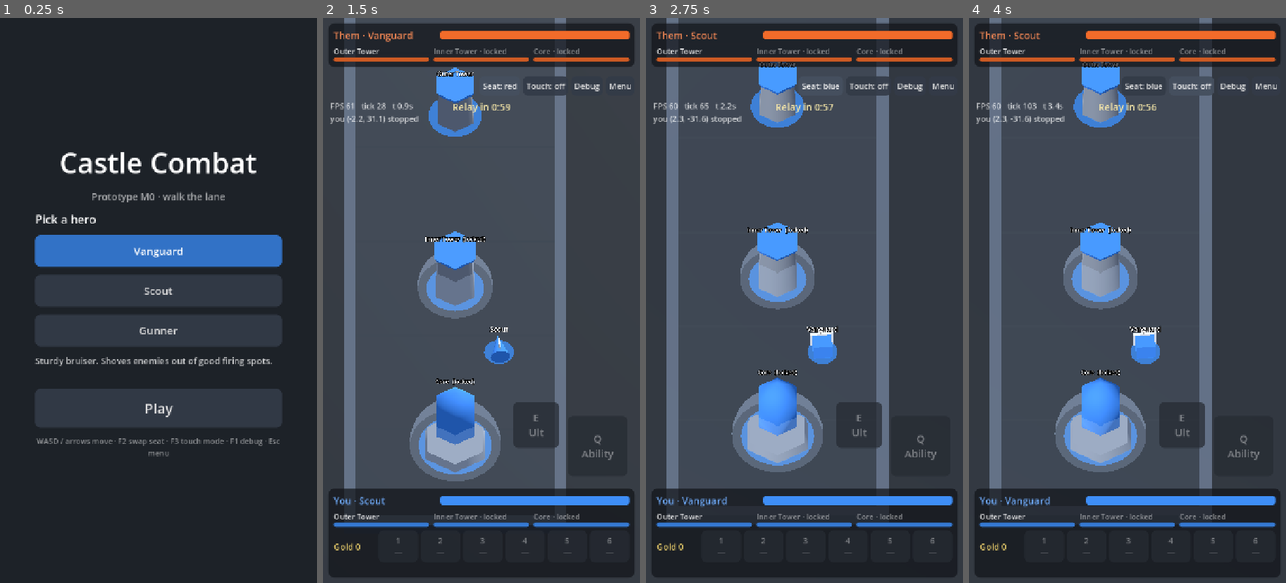
Above: before the commit, frames 1-4 (left to right).
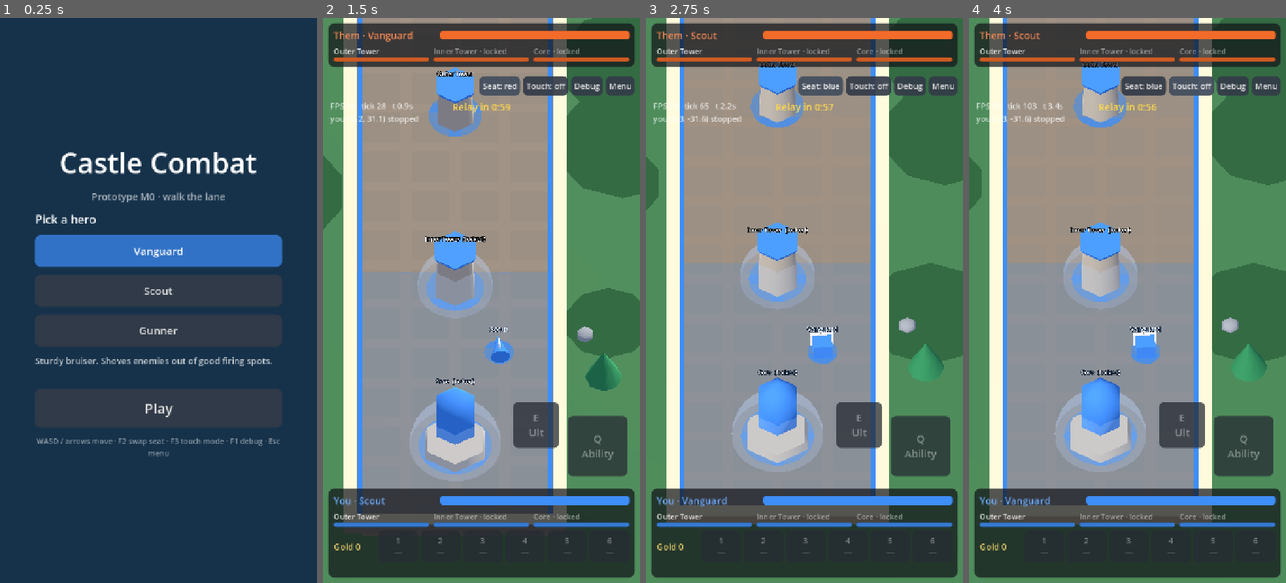
Above: after the commit, the same moments.

Repository: slimefromdq/castle-combat
Game: Godot game, scene res://scenes/main.tscn
The game is run twice, just before and just after one commit, with the same random seed, the same clock (stepped at 60 frames per second) and the same inputs.
Inputs:
- Up to frame 1 (0.25 s): no input
- Up to frame 2 (1.5 s): click "Play" at 0.5 s; click "Seat: blue" at 1.25 s
- Up to frame 3 (2.75 s): click "Seat: red" at 2 s
- Up to frame 4 (4 s): click "Touch: off" at 2.75 s; click "Touch: on" at 3.5 s

The runs differ from the first frame. In frame 1, 79% of the frame differs, in the area x 0-100%, y 0-100%; in frame 2, 74%; in frame 3, 76%; in frame 4, 76%.

Commit message:
Brighter, more colorful map
Green meadow with trees, rocks and flowers outside the walls; sandstone lane and
walls; violet Relay pockets; gold centre line. World colors avoid both team hues.
Each half of the lane carries its owner's color on the edges plus a soft wash near
its base, relative to the viewer, so whose side is whose reads at a glance.

Co-Authored-By: Claude Opus 5.5 (1M context) <noreply@anthropic.com>
Claude-Session: https://claude.ai/code/session_016U3NDMcME21c1fhW6ggp5q

Diff:
--- /dev/null
+++ b/src/view/arena_view.gd
@@ -0,0 +1,104 @@
+class_name ArenaView
+extends Node3D
+## The static map: meadow, sandstone lane, violet Relay pockets, low walls and scenery.
+## Each half of the lane carries its owner's color on the lane edges and a soft wash
+## near its base, so "whose side is this" reads at a glance. Rebuilt when seats swap,
+## because ally/enemy is relative to the viewer.
+
+## Scenery never sits closer than this to the lane, so it can't hide anything.
+const SCENERY_SEED := 7
+
+
+func build(arena: ArenaData, local_seat: int) -> void:
+	for child in get_children():
+		child.queue_free()
+	var half := arena.half_length
+	var lane_w := arena.lane_half_width * 2.0
+	# Meadow all around, with a few darker patches for texture.
+	UnitFactory.part(self, UnitFactory.box(Vector3(70, 0.1, half * 2.0 + 50)), Palette.MEADOW, Vector3(0, -0.12, 0))
+	var rng := RandomNumberGenerator.new()
+	rng.seed = SCENERY_SEED
+	for i in 14:
+		var p := Vector2(rng.randf_range(7.0, 22.0), rng.randf_range(-half - 6.0, half + 6.0))
+		for q in [p, -p]:
+			UnitFactory.part(self, UnitFactory.cylinder(rng.randf_range(1.5, 3.5), rng.randf_range(1.5, 3.5), 0.02, 10), Palette.MEADOW_DARK, MatchView.to_world(q, -0.06), Vector3.ZERO, true)
+	# Lane and pockets.
+	for i in arena.floors.size():
+		var r := arena.floors[i]
+		var color := Palette.LANE if i == 0 else Palette.POCKET
+		UnitFactory.part(self, UnitFactory.box(Vector3(r.size.x, 0.1, r.size.y)), color, MatchView.to_world(r.get_center(), -0.05))
+	_tiles(arena.floors[0], Palette.LANE_TILE, 2.5, 1.9)
+	for pocket in arena.pockets:
+		_tiles(pocket, Palette.POCKET_TILE, 1.5, 0.9)
+	# Team halves: colored lane edges plus a soft wash toward each base.
+	for team in [MatchSim.BLUE, MatchSim.RED]:
+		var c := Palette.team_color(team == local_seat)
+		var end_sign := -1.0 if team == MatchSim.BLUE else 1.0
+		for side in [-1.0, 1.0]:
+			var x: float = side * (arena.lane_half_width - 0.2)
+			UnitFactory.part(self, UnitFactory.box(Vector3(0.22, 0.02, half - 6.0)), c, MatchView.to_world(Vector2(x, end_sign * (half + 6.0) / 2.0), 0.01), Vector3.ZERO, true)
+		UnitFactory.part(self, UnitFactory.box(Vector3(lane_w, 0.02, 16.0)), Color(c, 0.18), MatchView.to_world(Vector2(0, end_sign * (half - 8.0)), 0.008), Vector3.ZERO, true)
+	# Gold centre line between the pockets.
+	UnitFactory.part(self, UnitFactory.box(Vector3(lane_w, 0.02, 0.3)), Palette.CENTER_LINE, MatchView.to_world(Vector2.ZERO, 0.012), Vector3.ZERO, true)
+	# Walls: sandstone with a lighter cap, below hero height so the camera never loses a unit.
+	for w in arena.walls:
+		UnitFactory.part(self, UnitFactory.box(Vector3(w.size.x, 0.7, w.size.y)), Palette.WALL, MatchView.to_world(w.get_center(), 0.35))
+		UnitFactory.part(self, UnitFactory.box(Vector3(w.size.x + 0.08, 0.08, w.size.y + 0.08)), Palette.WALL_CAP, MatchView.to_world(w.get_center(), 0.74))
+	_scenery(arena)
+
+
+## Small tiles on a grid inside a rect.
+func _tiles(r: Rect2, color: Color, step: float, size: float) -> void:
+	var tx := r.position.x + step / 2.0
+	while tx < r.end.x:
+		var ty := r.position.y + step / 2.0
+		while ty < r.end.y:
+			UnitFactory.part(self, UnitFactory.box(Vector3(size, 0.02, size)), color, MatchView.to_world(Vector2(tx, ty), 0.004), Vector3.ZERO, true)
+			ty += step
+		tx += step
+
+
+## Trees, rocks and flowers outside the walls. Placed for one half and mirrored, so both
+## seats see the same scenery.
+func _scenery(arena: ArenaData) -> void:
+	var rng := RandomNumberGenerator.new()
+	rng.seed = SCENERY_SEED
+	var half := arena.half_length
+	var placed := 0
+	var tries := 0
+	while placed < 34 and tries < 400:
+		tries += 1
+		var p := Vector2(rng.randf_range(6.4, 16.0) * (1.0 if rng.randf() < 0.5 else -1.0), rng.randf_range(-half - 4.0, 0.0))
+		if _too_close_to_play(arena, p):
+			continue
+		placed += 1
+		var kind := rng.randi_range(0, 9)
+		var scale := rng.randf_range(0.8, 1.3)
+		for q in [p, -p]:
+			var at := MatchView.to_world(q)
+			if kind < 5:
+				UnitFactory.part(self, UnitFactory.cylinder(0.12, 0.16, 0.5, 8), Palette.TRUNK, at + Vector3(0, 0.25, 0))
+				UnitFactory.part(self, UnitFactory.cylinder(0.0, 0.75 * scale, 1.6 * scale, 8), Palette.TREE if kind % 2 == 0 else Palette.TREE_LIGHT, at + Vector3(0, 0.5 + 0.8 * scale, 0))
+			elif kind < 8:
+				var rock := SphereMesh.new()
+				rock.radius = 0.45 * scale
+				rock.height = 0.6 * scale
+				rock.radial_segments = 6
+				rock.rings = 3
+				UnitFactory.part(self, rock, Palette.ROCK, at + Vector3(0, 0.15, 0))
+			else:
+				for f in 5:
+					var off := Vector3(rng.randf_range(-0.6, 0.6), 0.06, rng.randf_range(-0.6, 0.6))
+					var bloom := SphereMesh.new()
+					bloom.radius = 0.1
+					bloom.height = 0.2
+					bloom.radial_segments = 6
+					bloom.rings = 3
+					UnitFactory.part(self, bloom, Palette.FLOWER_A if f % 2 == 0 else Palette.FLOWER_B, at + off, Vector3.ZERO, true)
+
+
+func _too_close_to_play(arena: ArenaData, p: Vector2) -> bool:
+	for r in arena.floors + arena.walls:
+		if r.grow(0.9).has_point(p):
+			return true
+	return false
--- a/src/view/match_view.gd
+++ b/src/view/match_view.gd
@@ -8,6 +8,7 @@
 var camera_rig: CameraRig
 var _units: Dictionary = {}
 var _unit_root: Node3D
+var _arena_view: ArenaView
 
 
 static func to_world(p: Vector2, height := 0.0) -> Vector3:
@@ -18,7 +19,10 @@
 	sim = match_sim
 	local_seat = seat
 	_build_environment()
-	_build_arena()
+	_arena_view = ArenaView.new()
+	_arena_view.name = "Arena"
+	add_child(_arena_view)
+	_arena_view.build(sim.arena, seat)
 	camera_rig = CameraRig.new()
 	camera_rig.half_length = sim.arena.half_length
 	camera_rig.seat = seat
@@ -34,6 +38,7 @@
 func set_local_seat(seat: int) -> void:
 	local_seat = seat
 	camera_rig.set_seat(seat)
+	_arena_view.build(sim.arena, seat)
 	_rebuild_units()
 	render(1.0, 0.0, true)
 
@@ -80,43 +85,14 @@
 	env.background_mode = Environment.BG_COLOR
 	env.background_color = Palette.BACKGROUND
 	env.ambient_light_source = Environment.AMBIENT_SOURCE_COLOR
-	env.ambient_light_color = Color(0.75, 0.8, 0.9)
-	env.ambient_light_energy = 0.55
+	env.ambient_light_color = Color(0.85, 0.88, 1.0)
+	env.ambient_light_energy = 0.6
 	var we := WorldEnvironment.new()
 	we.environment = env
 	add_child(we)
 	var sun := DirectionalLight3D.new()
 	sun.rotation_degrees = Vector3(-55, -35, 0)
-	sun.light_energy = 1.0
+	sun.light_energy = 1.05
+	sun.light_color = Color(1.0, 0.96, 0.88)
 	sun.shadow_enabled = false
 	add_child(sun)
-
-
-func _build_arena() -> void:
-	var arena := sim.arena
-	var root := Node3D.new()
-	root.name = "Arena"
-	add_child(root)
-	UnitFactory.part(root, UnitFactory.box(Vector3(60, 0.1, arena.half_length * 2.0 + 40)), Palette.GROUND, Vector3(0, -0.12, 0))
-	for i in arena.floors.size():
-		var r := arena.floors[i]
-		var color := Palette.LANE if i == 0 else Palette.POCKET
-		UnitFactory.part(root, UnitFactory.box(Vector3(r.size.x, 0.1, r.size.y)), color, to_world(r.get_center(), -0.05))
-	# Cross-lane marks every 6 m make movement easy to read; the centre line is wider.
-	var y := -arena.half_length + 6.0
-	while y < arena.half_length - 1.0:
-		var depth := 0.35 if is_zero_approx(y) else 0.12
-		UnitFactory.part(root, UnitFactory.box(Vector3(arena.lane_half_width * 2.0, 0.02, depth)), Palette.LANE_MARK, to_world(Vector2(0, y), 0.005), Vector3.ZERO, true)
-		y += 6.0
-	# Tiled pocket floors so the Relay pockets read as special places.
-	for pocket in arena.pockets:
-		var tx := pocket.position.x + 0.75
-		while tx < pocket.end.x - 0.4:
-			var ty := pocket.position.y + 0.75
-			while ty < pocket.end.y - 0.4:
-				UnitFactory.part(root, UnitFactory.box(Vector3(0.9, 0.02, 0.9)), Palette.POCKET_TILE, to_world(Vector2(tx, ty), 0.005), Vector3.ZERO, true)
-				ty += 1.5
-			tx += 1.5
-	# Walls stay below hero height so the tilted camera never hides a unit.
-	for w in arena.walls:
-		UnitFactory.part(root, UnitFactory.box(Vector3(w.size.x, 0.7, w.size.y)), Palette.WALL, to_world(w.get_center(), 0.35))
--- a/src/view/palette.gd
+++ b/src/view/palette.gd
@@ -1,20 +1,31 @@
 class_name Palette
 ## Colors for the 3D view and HUD. You are always blue, the opponent always orange
 ## (blue/orange stays distinct for common color blindness). Shape carries team too.
+## The world avoids both team hues: green meadow, sandstone lane, violet pockets, gold Relay.
 
 const ALLY := Color("3e8ef7")
 const ENEMY := Color("f26b2a")
-const RELAY := Color("f5e6a8")
-const ACCENT := Color("e8ecf0")
-const STONE := Color("8a93a0")
-const BACKGROUND := Color("1d2228")
-const GROUND := Color("262c33")
-const LANE := Color("343c46")
-const LANE_MARK := Color("414a56")
-const POCKET := Color("3a3648")
-const POCKET_TILE := Color("464059")
-const WALL := Color("5a6676")
+const RELAY := Color("ffd84a")
+const ACCENT := Color("f2f4f7")
+const STONE := Color("b9b2a6")
 const LOCK_DOME := Color(0.75, 0.85, 1.0, 0.22)
+
+const BACKGROUND := Color("16324a")
+const MEADOW := Color("3f7d4e")
+const MEADOW_DARK := Color("356b43")
+const LANE := Color("8c8174")
+const LANE_TILE := Color("9b9083")
+const CENTER_LINE := Color("ffd84a")
+const POCKET := Color("6a4f9c")
+const POCKET_TILE := Color("8466bd")
+const WALL := Color("cdbd9b")
+const WALL_CAP := Color("efe3c6")
+const TREE := Color("2f8f5b")
+const TREE_LIGHT := Color("5cbf6e")
+const TRUNK := Color("7a5236")
+const ROCK := Color("9aa3ad")
+const FLOWER_A := Color("ff7ab8")
+const FLOWER_B := Color("fff27a")
 
 
 static func team_color(is_ally: bool) -> Color:
Not shown, added: src/view/arena_view.gd.uid
